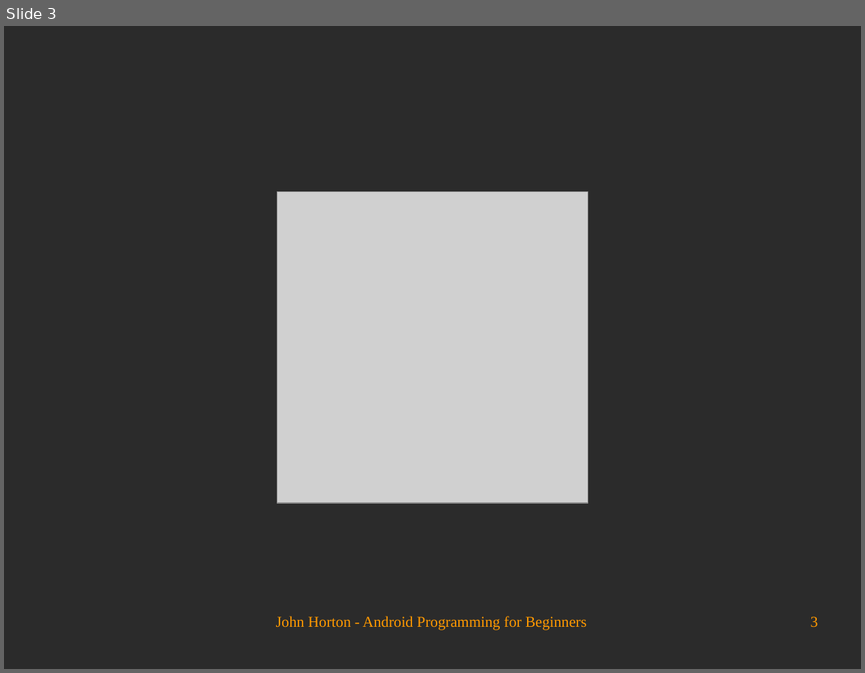
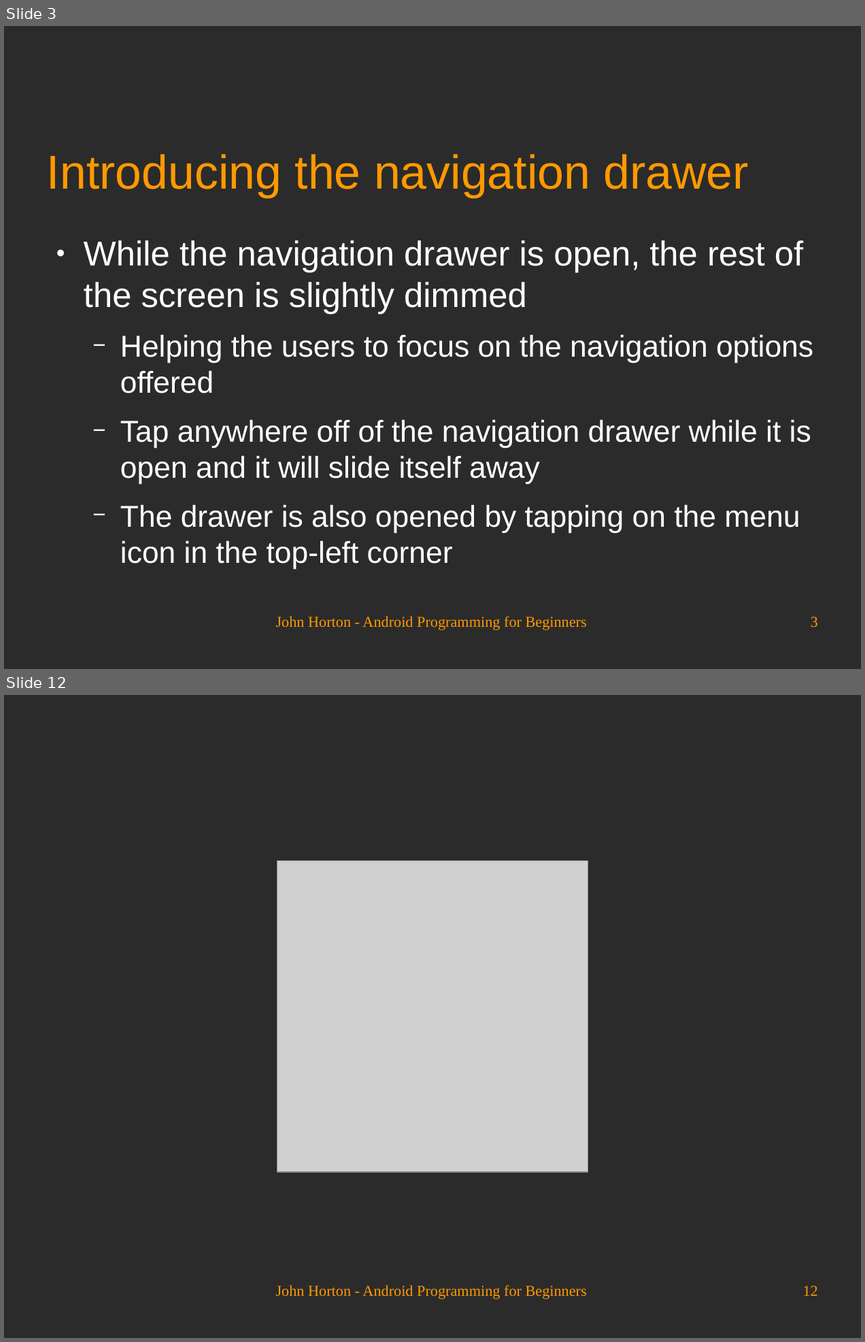
Before and after one commit to Academy-Soft-Intellect/Android-Programming-for-Beginners, a slide deck: 21_Navigation_Drawer_and_Where_It_s_Snap.odp. Shown one above the other, each under a label of ours: slide 3 before the commit, slides 3 and 12 after it; the slides between them are not shown. The pictures are 865x673 and 865x1342 pixels, drawn with LibreOffice and Linux fonts; fonts in the diff are those of the drawing; grey boxes stand for pictures; background and template pictures are left out; a plain dark background stands for a picture behind light text. Boxes give left, top, right and bottom in pixels: in the first picture for what was removed or moved away, otherwise in the second. Text is boxed around its words. In the diff, an @@ line names an element or a change of style, - is before the commit and + after.

```diff
--- a/21_Navigation_Drawer_and_Where_It_s_Snap.odp
+++ b/21_Navigation_Drawer_and_Where_It_s_Snap.odp
@@ slide 3 added at bbox=[4, 26, 861, 669], background picture (left out) @@
@@ title added at bbox=[47, 154, 749, 197], 44 pt, text #FF9900 @@
+Introducing the navigation drawer
@@ text added at bbox=[84, 240, 813, 569], 28 pt, text #FFFFFF @@
+● While the navigation drawer is open, the rest of the screen is slightly dimmed
+  − Helping the users to focus on the navigation options offered
+  − Tap anywhere off of the navigation drawer while it is open and it will slide itself away
+  − The drawer is also opened by tapping on the menu icon in the top-left corner
@@ text added at bbox=[276, 616, 587, 630], 14 pt, text #FF9900 @@
+John Horton - Android Programming for Beginners
@@ page number added at bbox=[810, 616, 818, 627], 14 pt, text #FF9900 @@
+3
@@ what was slide 3 is now slide 12 @@
@@ page number at bbox=[803, 1285, 818, 1295]: text changed @@
-3
+12
```
Also in this commit, not shown: 2 slides changed, 8 other slides added.
